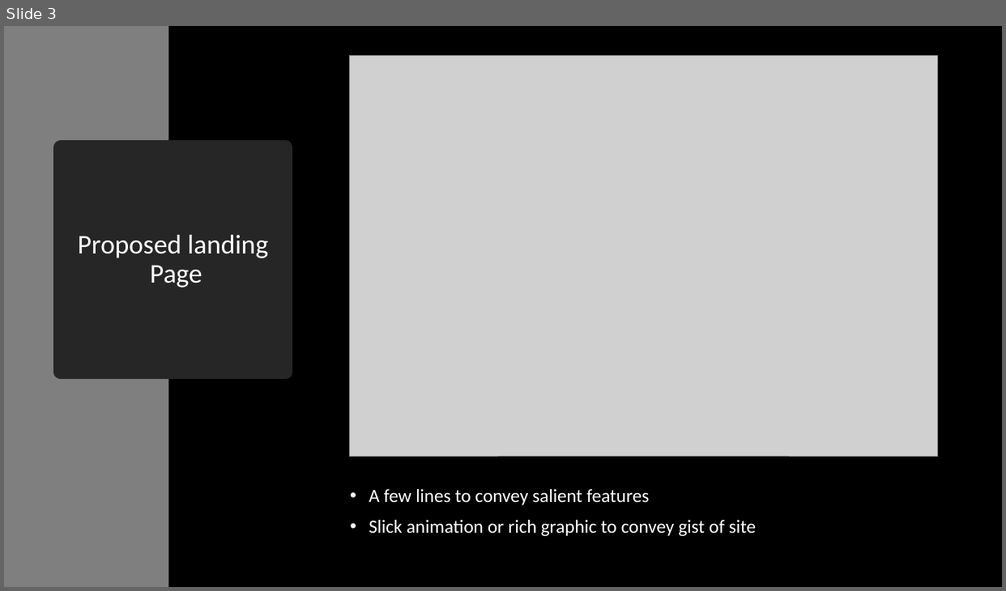
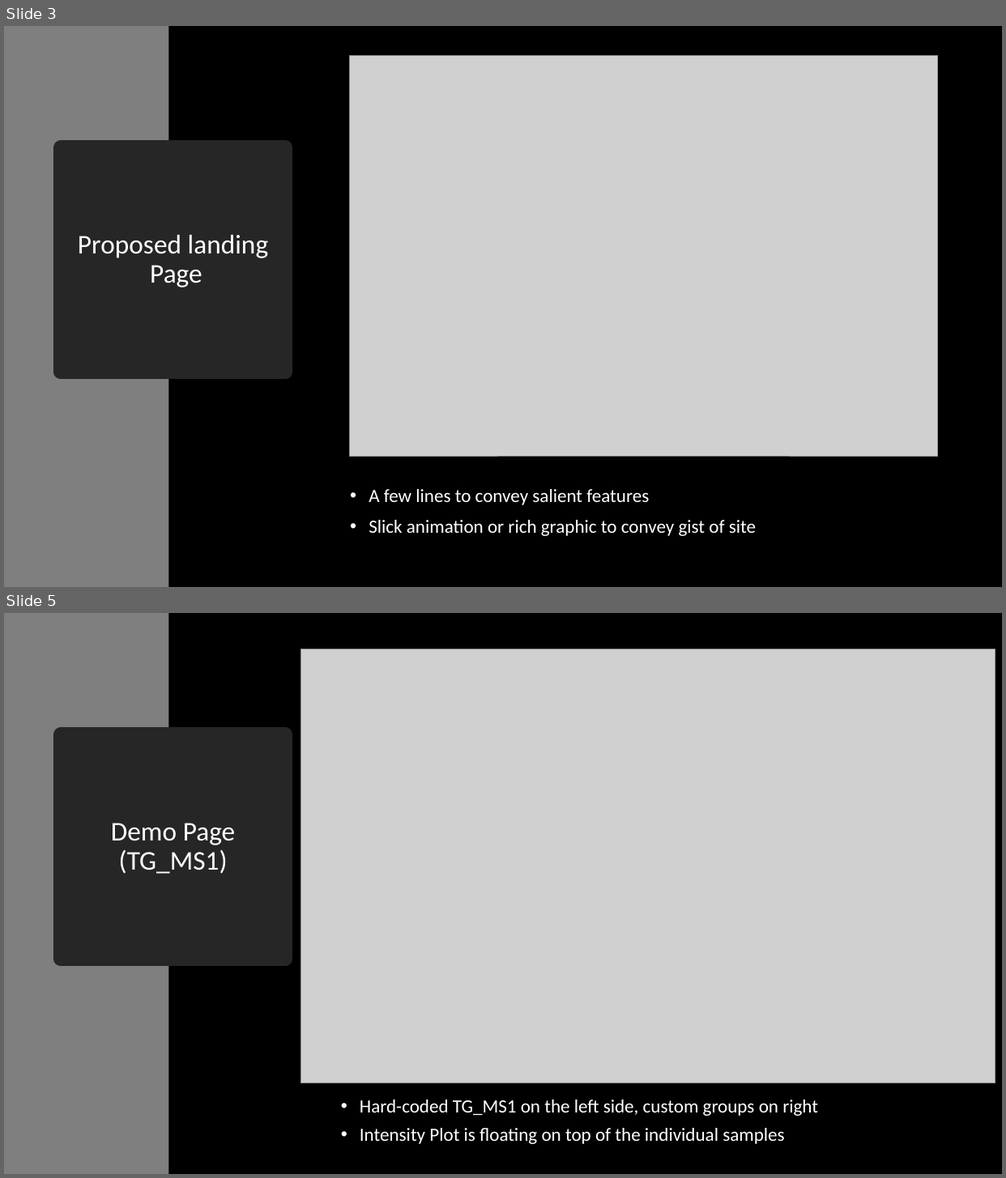
Before and after one commit to calacademy-research/intensity-plot, a slide deck: docs/IP UX Analysis.pptx. Shown one above the other, each under a label of ours: slide 3 before the commit, slides 3 and 5 after it; the slides between them are not shown. The pictures are 1006x591 and 1006x1178 pixels, drawn with LibreOffice and Linux fonts; fonts in the diff are those of the drawing; grey boxes stand for pictures. Boxes give left, top, right and bottom in pixels: in the first picture for what was removed or moved away, otherwise in the second. Text is boxed around its words. In the diff, an @@ line names an element or a change of style, - is before the commit and + after.

Commit message:
revised mock up for Demo page after feedback

```diff
--- a/docs/IP UX Analysis.pptx
+++ b/docs/IP UX Analysis.pptx
@@ slide 5 added at <box>4,613,1002,1174</box>, background #000000 @@
@@ rectangle added at <box>4,613,168,1174</box>, fill #7F7F7F @@
@@ picture added at <box>301,649,995,1083</box> @@
@@ title added at <box>61,735,286,960</box>, fill #262626, outline #262626 13.75 pt, 26 pt, text #FFFFFF @@
+Demo Page
+(TG_MS1)
@@ text added at <box>360,1100,818,1144</box>, 18 pt, text #FFFFFF @@
+• Hard-coded TG_MS1 on the left side, custom groups on right
+• Intensity Plot is floating on top of the individual samples
```
Also in this commit, not shown: 1 slide changed.
